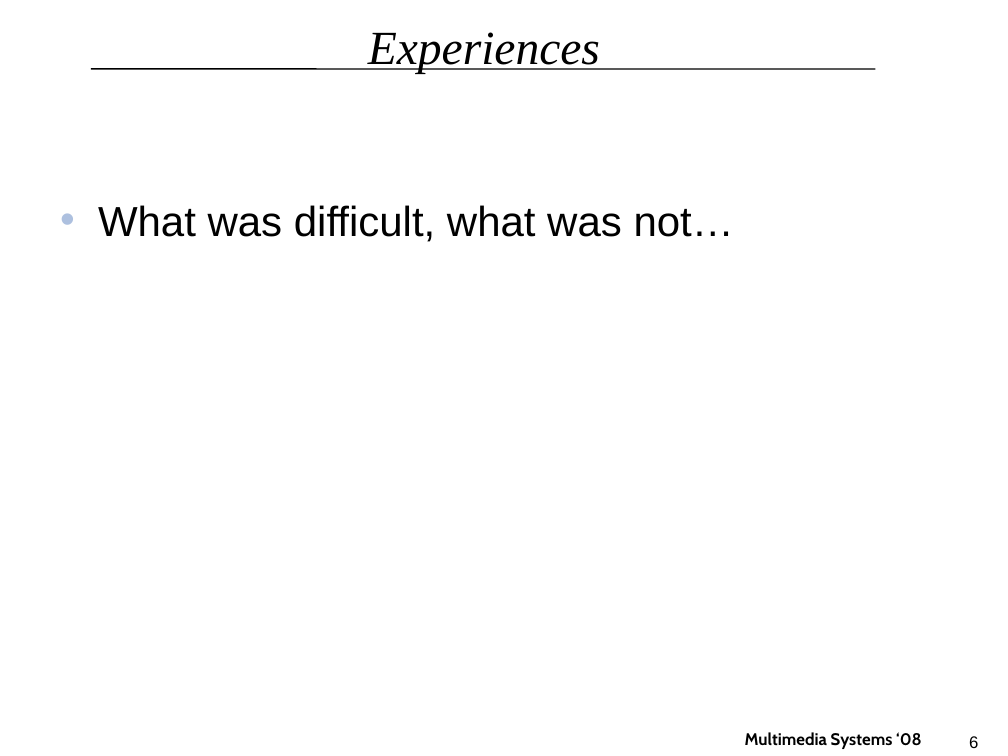
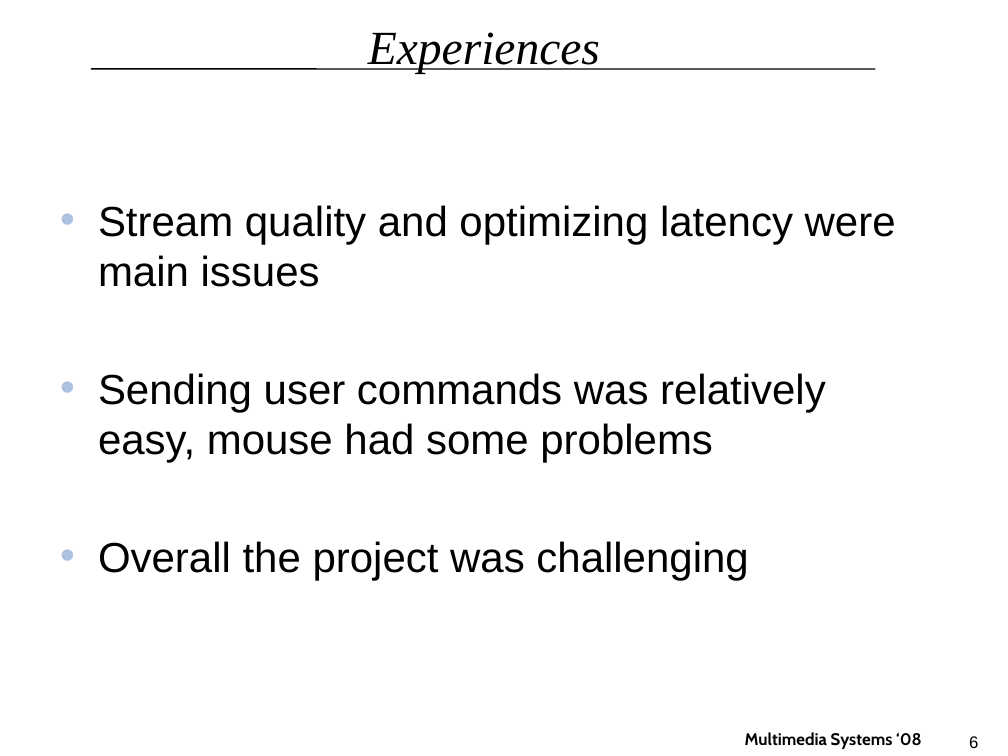
Before and after one commit to tv/C-WG3-1, a slide deck: slide 6 of docs/MMS_Final_Presentation.pptx. Drawn at 1008x756 pixels with LibreOffice and Linux fonts; fonts in the diff are those of the drawing; background and template pictures are left out. Boxes give left, top, right and bottom in pixels: in the first picture for what was removed or moved away, otherwise in the second. Text is boxed around its words. In the diff, an @@ line names an element or a change of style, - is before the commit and + after.

```diff
--- a/docs/MMS_Final_Presentation.pptx
+++ b/docs/MMS_Final_Presentation.pptx
@@ text at [98, 205, 896, 580]: text changed @@
-• What was difficult, what was not…
+• Stream quality and optimizing latency were main issues
+• Sending user commands was relatively easy, mouse had some problems
+• Overall the project was challenging
```
Also in this commit, not shown: 4 other slides changed, 1 slide removed.
